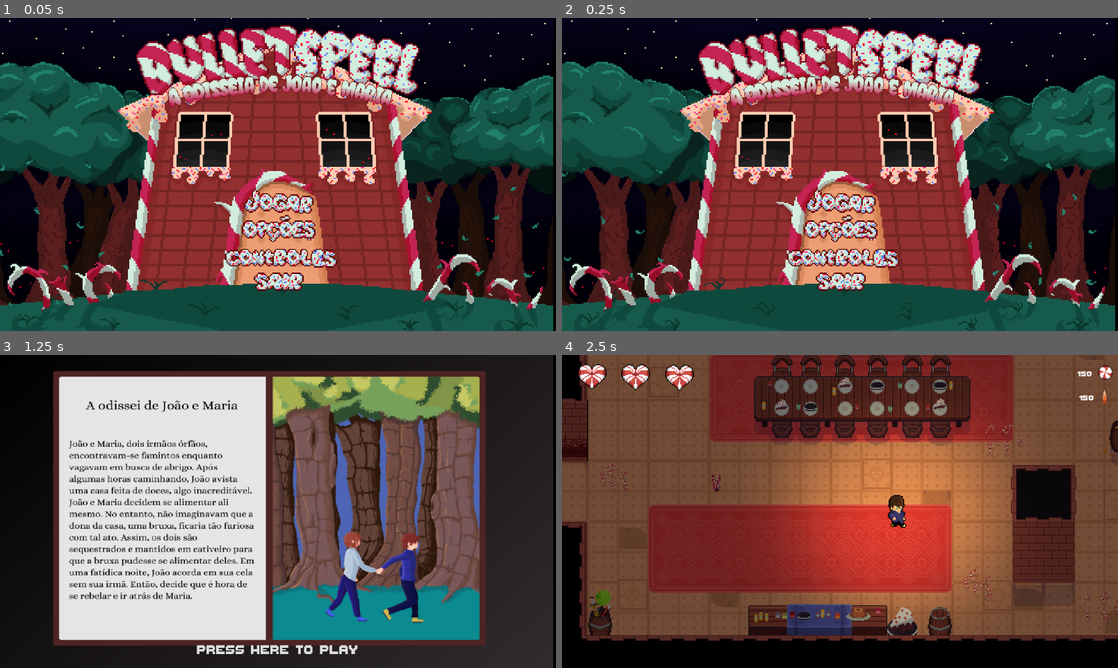
Above: before the commit, frames 1-4 (two rows, left to right).
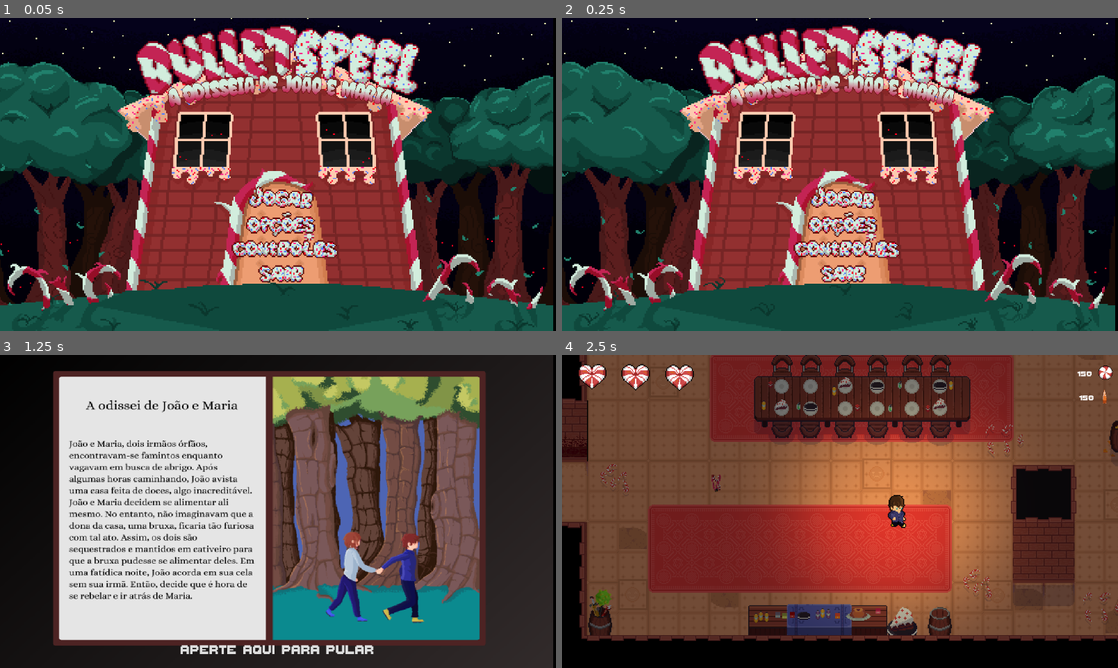
Above: after the commit, the same moments.

Repository: mtab-dev/bulletspeel
Game: Godot game, scene res://scenes/levels/main_menu.tscn
Same seed, same stepped clock (60 frames per second), same inputs: the game is played once before the commit and once after it. Sound files missing from this copy of the repository are replaced by a short silence.
Inputs (mouse positions are in pixels of both pictures, inside the frame that each line leads up to; where the layout moved, square brackets give the same spot in the first picture):
- Up to frame 1 (0.05 s): no input
- Up to frame 2 (0.25 s): no input
- Up to frame 3 (1.25 s): click (283, 530) [278, 533] at 0.5 s
- Up to frame 4 (2.5 s): click "PRESS HERE TO PLAY" (after the commit: "APERTE AQUI PARA PULAR") at 1.25 s; move the mouse to (962, 495) at 2.02 s; hold D (right) from 2.03 s (still down); click (962, 495) at 2.17 s

The runs differ from the first frame. In frame 1, 3.6% of the frame differs, in the area x 40-61%, y 53-88%; in frame 2, 3.6%; in frame 3, 0.7%; in frame 4, nothing differs.

Commit message:
feat: translate main menu buttons

Diff:
--- a/scenes/levels/main_menu.tscn
+++ b/scenes/levels/main_menu.tscn
@@ -215,10 +215,11 @@
 [node name="play" type="Button" parent="menu"]
 process_mode = 3
 layout_mode = 2
-offset_left = 489.0
-offset_top = 349.0
-offset_right = 669.0
-offset_bottom = 421.0
+offset_left = 505.0
+offset_top = 343.0
+offset_right = 568.0
+offset_bottom = 370.0
+scale = Vector2(2.5, 2.5)
 size_flags_horizontal = 4
 size_flags_vertical = 4
 mouse_default_cursor_shape = 2
@@ -228,15 +229,15 @@
 theme_override_styles/normal = SubResource("StyleBoxEmpty_dmvbs")
 icon = ExtResource("3_nd371")
 icon_alignment = 1
-expand_icon = true
 
 [node name="sair" type="Button" parent="menu"]
 process_mode = 3
 layout_mode = 2
-offset_left = 516.0
-offset_top = 535.0
-offset_right = 648.0
-offset_bottom = 578.0
+offset_left = 530.0
+offset_top = 520.0
+offset_right = 575.0
+offset_bottom = 536.0
+scale = Vector2(2.5, 2.5)
 size_flags_horizontal = 4
 size_flags_vertical = 4
 mouse_default_cursor_shape = 2
@@ -246,7 +247,6 @@
 theme_override_styles/normal = SubResource("StyleBoxEmpty_73i01")
 icon = ExtResource("4_65ocu")
 icon_alignment = 1
-expand_icon = true
 
 [node name="opções" type="Button" parent="menu"]
 process_mode = 3
@@ -254,12 +254,13 @@
 anchors_preset = 15
 anchor_right = 1.0
 anchor_bottom = 1.0
-offset_left = 490.0
-offset_top = 416.0
-offset_right = 634.0
-offset_bottom = 440.0
+offset_left = 505.0
+offset_top = 409.0
+offset_right = 529.0
+offset_bottom = 393.0
 grow_horizontal = 2
 grow_vertical = 2
+scale = Vector2(2.5, 2.5)
 size_flags_horizontal = 4
 size_flags_vertical = 4
 mouse_default_cursor_shape = 2
@@ -270,15 +271,15 @@
 icon = ExtResource("41_8cetq")
 alignment = 0
 icon_alignment = 1
-expand_icon = true
 
 [node name="opções2" type="Button" parent="menu"]
 process_mode = 3
 layout_mode = 0
-offset_left = 445.0
-offset_top = 480.0
-offset_right = 715.0
-offset_bottom = 539.0
+offset_left = 460.0
+offset_top = 458.0
+offset_right = 562.0
+offset_bottom = 484.0
+scale = Vector2(2.5, 2.5)
 size_flags_horizontal = 4
 size_flags_vertical = 4
 mouse_default_cursor_shape = 2
@@ -289,7 +290,6 @@
 icon = ExtResource("39_248mq")
 alignment = 0
 icon_alignment = 1
-expand_icon = true
 
 [node name="menuAmbient" type="AudioStreamPlayer2D" parent="."]
 stream = ExtResource("41_o2sml")
--- a/scripts/global.gd
+++ b/scripts/global.gd
@@ -14,6 +14,8 @@
 var hasLolli: bool = false
 var hasBoots: bool = false
 
+#cor do joão
+var playerColor: String = "W"
 
-#var de linguagema
-var lang: String = "eng"
+#var de linguagem
+var lang: String = "port"
--- a/scripts/ui/main_menu.gd
+++ b/scripts/ui/main_menu.gd
@@ -8,12 +8,34 @@
 @onready var controlOverlay: AnimationPlayer = $controlOverlay/animation
 @onready var optionsOverlay: AnimationPlayer = $OptionsOverlay/animation
 @onready var optionsTable: CanvasLayer = $OptionsOverlay
+#botões
+@onready var playButton: Button = $menu/play
+@onready var exitButton: Button = $menu/sair
+@onready var optionsButton: Button = $"menu/opções"
+@onready var controlsButton: Button = $"menu/opções2"
 var path: String
 var canTrackInput: bool = true
 
 func _ready():
 	optionsTable.offset.y = -1000
 	bgroundSprite.play("menu-anim")
+
+func _process(delta: float) -> void:
+	if Global.lang == 'eng':
+		playButton.icon = load("res://sprites/ui/menu/playEng.webp")
+		exitButton.icon = load("res://sprites/ui/menu/exitEng.webp")
+		optionsButton.icon = load("res://sprites/ui/menu/optionEng.webp")
+		controlsButton.icon = load("res://sprites/ui/menu/controlEng.webp")
+	if Global.lang == 'port':
+		playButton.icon = load("res://sprites/ui/menu/play_button.webp")
+		exitButton.icon = load("res://sprites/ui/menu/exit_button.webp")
+		optionsButton.icon = load("res://sprites/ui/menu/options.webp")
+		controlsButton.icon = load("res://sprites/ui/menu/control_button.webp")
+	if Global.lang == 'esp':
+		playButton.icon = load("res://sprites/ui/menu/jugar.webp")
+		exitButton.icon = load("res://sprites/ui/menu/salir.webp")
+		optionsButton.icon = load("res://sprites/ui/menu/opciones.webp")
+		controlsButton.icon = load("res://sprites/ui/menu/control_button.webp")
 
 
 func timerAwait(time: float):
Binary file added: sprites/ui/menu/controlEng.webp
Not shown, added: sprites/ui/menu/controlEng.webp.import
Binary file added: sprites/ui/menu/exitEng.webp
Not shown, added: sprites/ui/menu/exitEng.webp.import
Binary file added: sprites/ui/menu/jugar.webp
Not shown, added: sprites/ui/menu/jugar.webp.import
Binary file added: sprites/ui/menu/opciones.webp
Not shown, added: sprites/ui/menu/opciones.webp.import
Binary file added: sprites/ui/menu/optionEng.webp
Not shown, added: sprites/ui/menu/optionEng.webp.import
Binary file added: sprites/ui/menu/playEng.webp
Not shown, added: sprites/ui/menu/playEng.webp.import
(and 2 more such lines)
